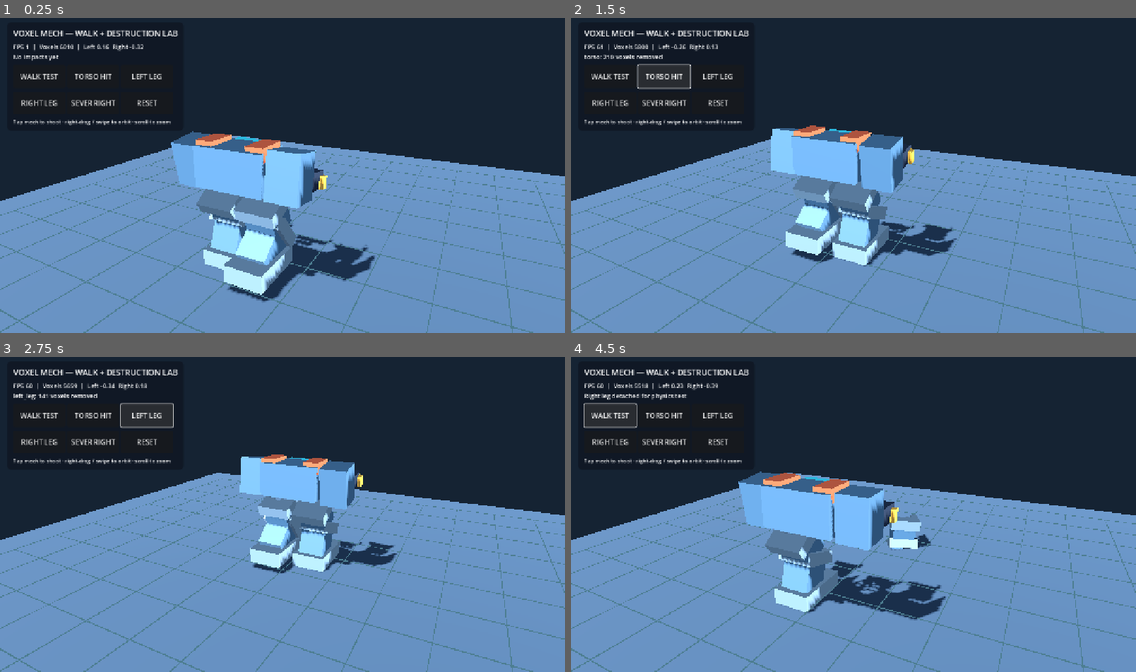
Above: before the commit, frames 1-4 (two rows, left to right).
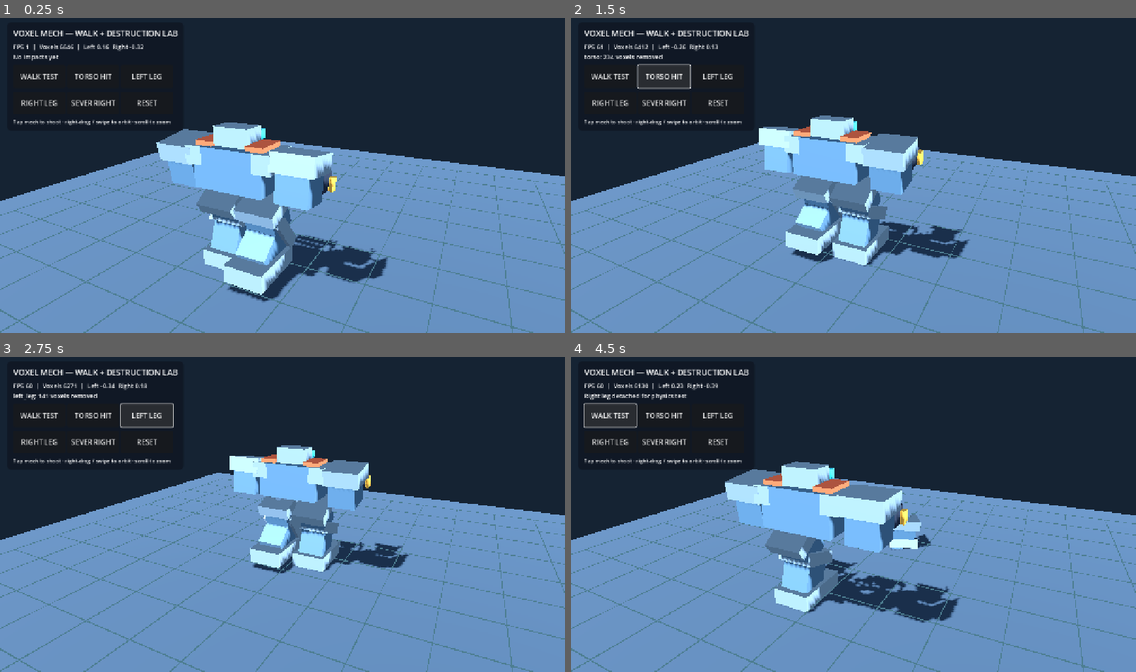
Above: after the commit, the same moments.

Repository: drag0nblad3/BtechMobile
Game: Godot game, scene res://scenes/voxel_mech_lab.tscn
Same seed, same stepped clock (60 frames per second), same inputs: the game is played once before the commit and once after it. This scene is started directly instead of the project's main scene.
Inputs:
- Up to frame 1 (0.25 s): no input
- Up to frame 2 (1.5 s): click "WALK TEST" at 0.5 s; click "TORSO HIT" at 1.25 s
- Up to frame 3 (2.75 s): click "LEFT LEG" at 2 s
- Up to frame 4 (4.5 s): click "RIGHT LEG" at 2.75 s; click "SEVER RIGHT" at 3.5 s; click "WALK TEST" at 4.25 s

The runs differ from the first frame. In frame 1, 3.9% of the frame differs, in the area x 11-69%, y 8-85%; in frame 2, 3.2%; in frame 3, 2.2%; in frame 4, 4.2%.

Commit message:
Improve shoulder silhouette and front cockpit

Diff:
--- a/src/view/units/voxel_mech.gd
+++ b/src/view/units/voxel_mech.gd
@@ -33,6 +33,11 @@
 	torso.armor_box(Vector3i(-8, -5, -4), Vector3i(7, 3, 4), 0, 1)
 	torso.fill_box(Vector3i(-4, 0, -6), Vector3i(3, 3, -5), 2) # visor
 	torso.fill_box(Vector3i(-2, -4, -6), Vector3i(1, -3, -5), 4)
+	torso.fill_box(Vector3i(-4, 4, -2), Vector3i(3, 7, 2), 4) # raised cockpit
+	torso.fill_box(Vector3i(-4, 5, -4), Vector3i(3, 6, -3), 2)
+	torso.fill_box(Vector3i(-5, -4, -6), Vector3i(4, -2, -5), 0) # chest plate
+	torso.fill_box(Vector3i(-10, 0, -4), Vector3i(-7, 3, 4), 4)
+	torso.fill_box(Vector3i(6, 0, -4), Vector3i(9, 3, 4), 4)
 	torso.fill_box(Vector3i(-8, 2, -3), Vector3i(-5, 4, 3), 5)
 	torso.fill_box(Vector3i(4, 2, -3), Vector3i(7, 4, 3), 5)
 	torso.seal()
@@ -86,7 +91,7 @@
 
 func build_arm(side: int) -> void:
 	var key := "left_arm" if side == 0 else "right_arm"
-	var x := -0.87 if side == 0 else 0.87
+	var x := -1.03 if side == 0 else 1.03
 	var shoulder := Node3D.new()
 	shoulder.name = key + "_shoulder"
 	shoulder.position = Vector3(x, 2.04, 0)
@@ -96,6 +101,7 @@
 	arm.name = key
 	shoulder.add_child(arm)
 	arm.armor_box(Vector3i(-3, -8, -3), Vector3i(3, 1, 3), 0, 1)
+	arm.fill_box(Vector3i(-4, -2, -4), Vector3i(4, 1, 4), 4)
 	arm.fill_box(Vector3i(-2, -7, -11), Vector3i(2, -4, -4), 1)
 	arm.fill_box(Vector3i(-3, -7, -11), Vector3i(3, -5, -10), 3)
 	arm.seal(-2)
